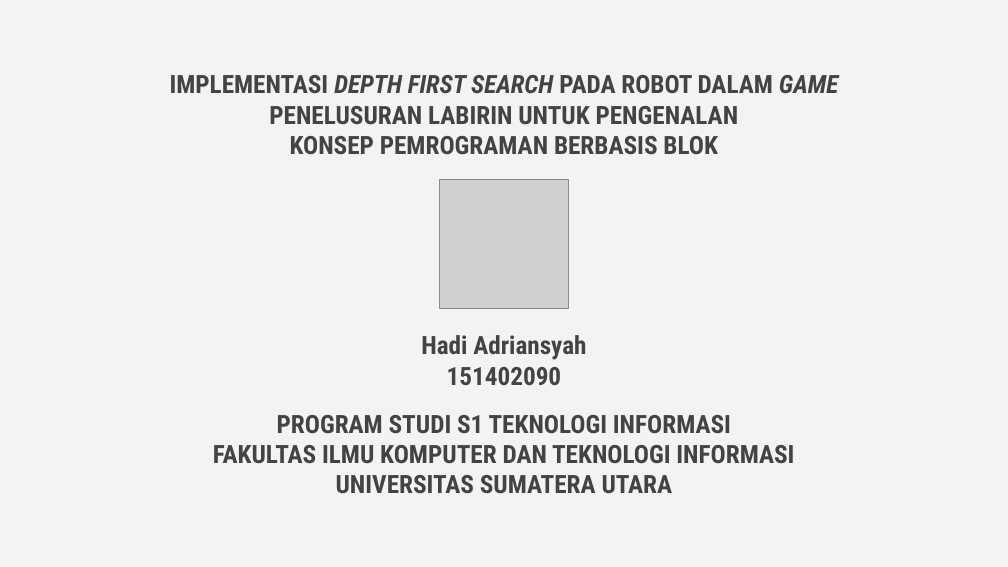
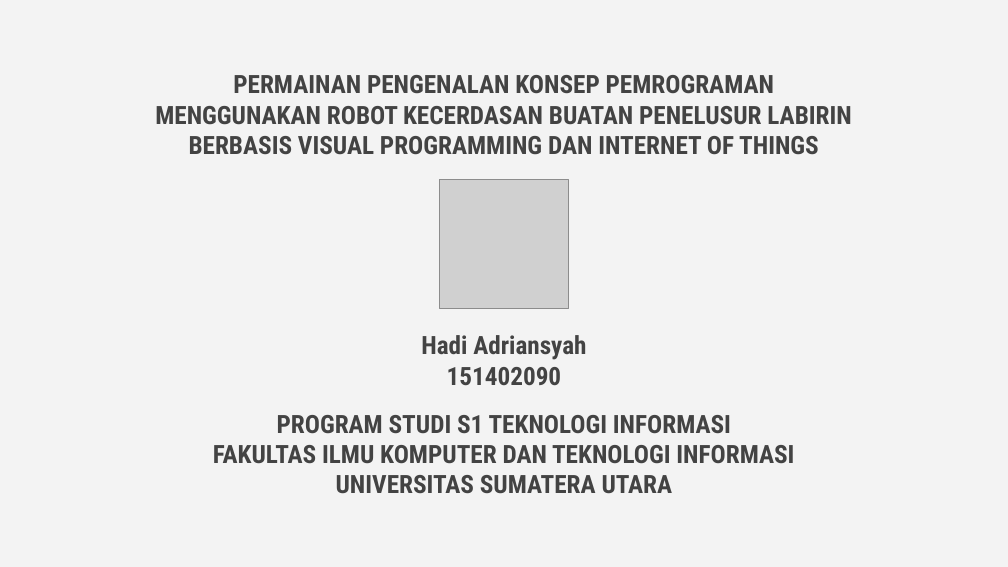
Before and after one commit to hadiadriansyah/skripsi, a slide deck: slide 1 of 151402090.pptx. Drawn at 1008x567 pixels with LibreOffice and Linux fonts; fonts in the diff are those of the drawing; grey boxes stand for pictures. Boxes give left, top, right and bottom in pixels: in the first picture for what was removed or moved away, otherwise in the second. Text is boxed around its words. In the diff, an @@ line names an element or a change of style, - is before the commit and + after.

```diff
--- a/151402090.pptx
+++ b/151402090.pptx
@@ title at <box>155,75,851,155</box>: text changed @@
-IMPLEMENTASI DEPTH FIRST SEARCH PADA ROBOT DALAM GAME PENELUSURAN LABIRIN UNTUK PENGENALAN
-KONSEP PEMROGRAMAN BERBASIS BLOK
+PERMAINAN PENGENALAN KONSEP PEMROGRAMAN MENGGUNAKAN ROBOT KECERDASAN BUATAN PENELUSUR LABIRIN BERBASIS VISUAL PROGRAMMING DAN INTERNET OF THINGS
```
Also in this commit, not shown: 1 other slide changed.
